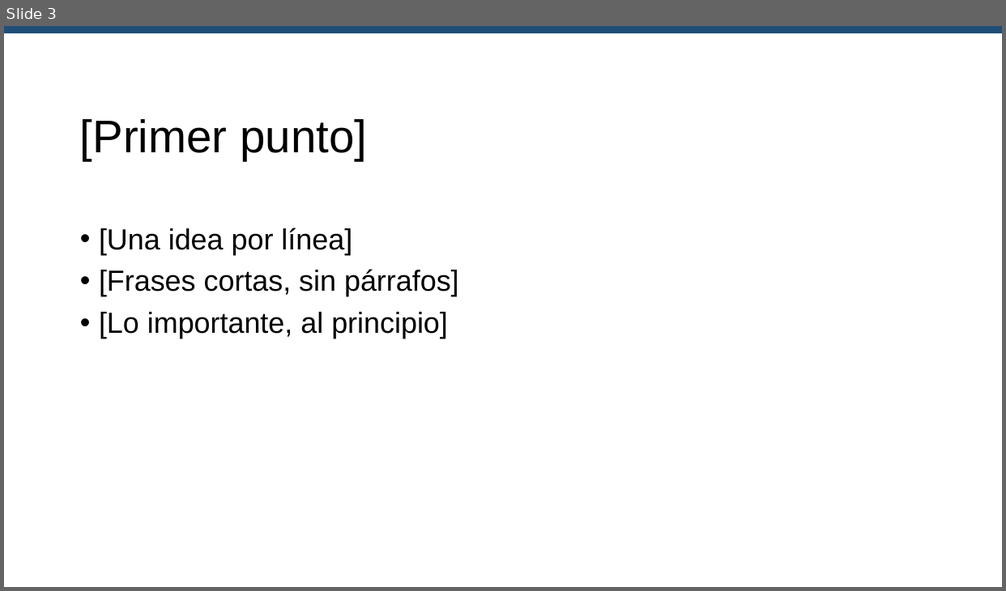
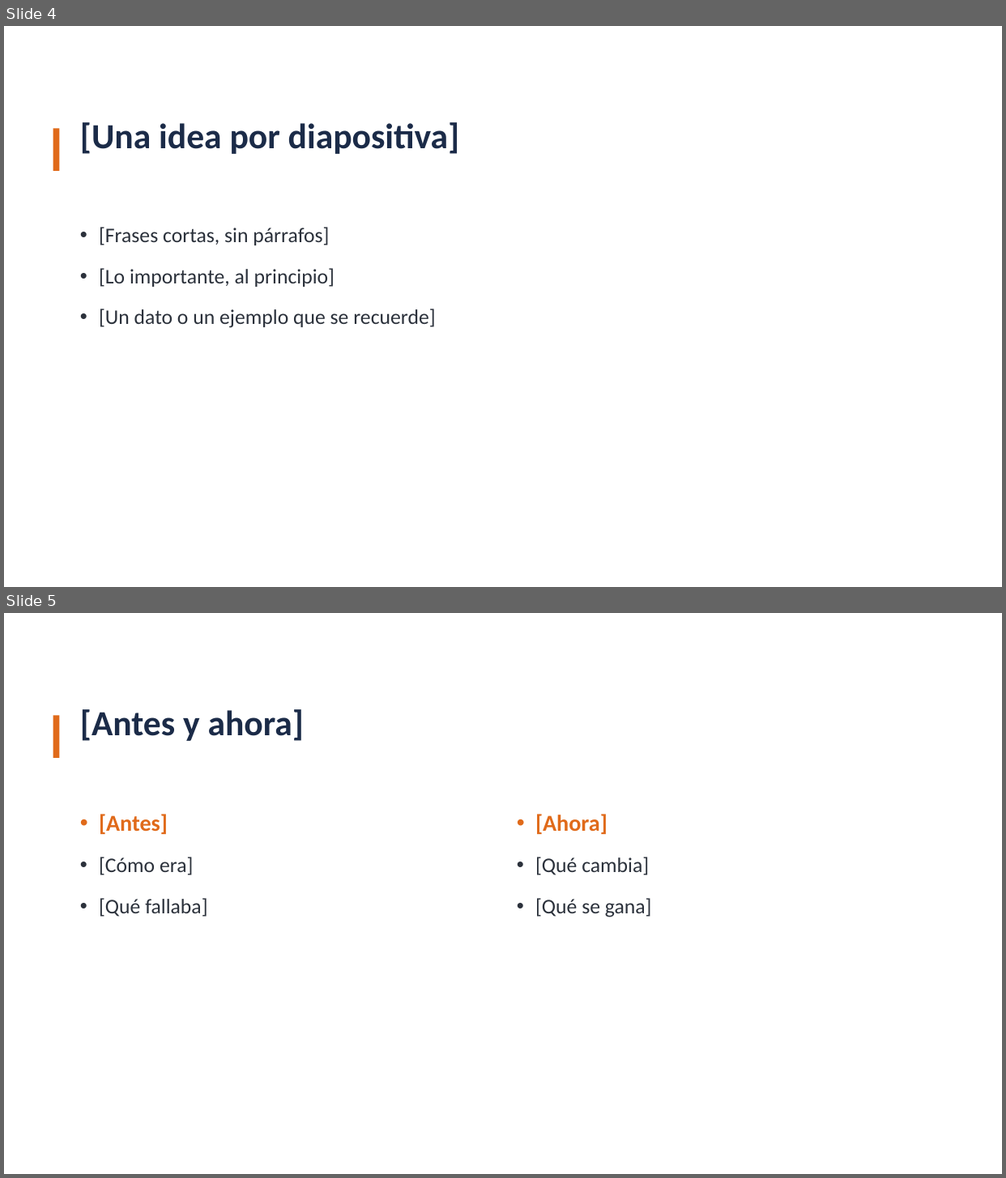
Before and after one commit to MolinoSuite/Molino, a slide deck: resources/templates/es/presentacion.pptx. Shown one above the other, each under a label of ours: slide 3 before the commit, slides 4 and 5 after it. The pictures are 1006x591 and 1006x1178 pixels, drawn with LibreOffice and Linux fonts; fonts in the diff are those of the drawing. Boxes give left, top, right and bottom in pixels: in the first picture for what was removed or moved away, otherwise in the second. Text is boxed around its words. In the diff, an @@ line names an element or a change of style, - is before the commit and + after.

```diff
--- a/resources/templates/es/presentacion.pptx
+++ b/resources/templates/es/presentacion.pptx
@@ slide 5 added at (x1=4, y1=613, x2=1002, y2=1174), background #FFFFFF @@
@@ title added at (x1=80, y1=709, x2=304, y2=741), 34 pt, text #1B2B48, bold @@
+[Antes y ahora]
@@ rectangle added at (x1=53, y1=716, x2=59, y2=758), fill #E06A1A @@
@@ text added at (x1=99, y1=814, x2=207, y2=917), 20 pt, text #2B313B @@
+• [Antes]
+• [Cómo era]
+• [Qué fallaba]
@@ text added at (x1=535, y1=814, x2=652, y2=918), 20 pt, text #2B313B @@
+• [Ahora]
+• [Qué cambia]
+• [Qué se gana]
@@ what was slide 3 is now slide 4 @@
@@ slide 4 changed as well @@
@@ rectangle removed at (x1=4, y1=26, x2=1002, y2=33) @@
@@ title at (x1=80, y1=122, x2=459, y2=154): text changed; size 44 to 34 pt; font Arial to Calibri; text colour #000000 to #1B2B48; bold on @@
-[Primer punto]
+[Una idea por diapositiva]
@@ rectangle added at (x1=53, y1=129, x2=59, y2=171), fill #E06A1A @@
@@ text at (x1=99, y1=228, x2=352, y2=255): paragraph removed @@
-• [Una idea por línea]
@@ text at (x1=99, y1=227, x2=334, y2=287): size 28 to 20 pt, font Arial to Calibri, text colour #000000 to #2B313B in "[Frases cortas, sin párrafos]", "[Lo importante, al principio]"; more space between paragraphs @@
@@ text at (x1=99, y1=309, x2=435, y2=328): paragraph added @@
+• [Un dato o un ejemplo que se recuerde]
```
Also in this commit, not shown: 2 other slides changed, 3 other slides added, 2 slides removed, 11 other files.
